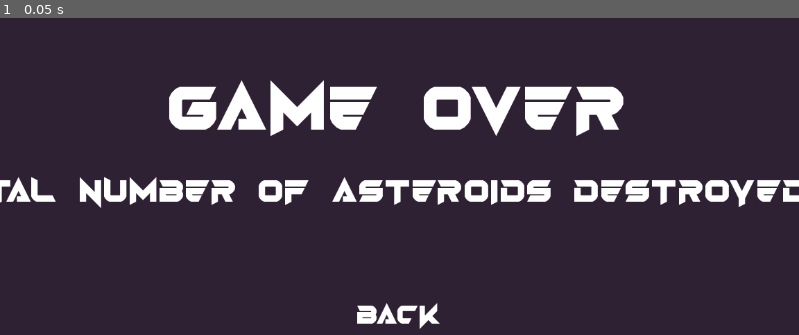
Above: before the commit, frame 1.
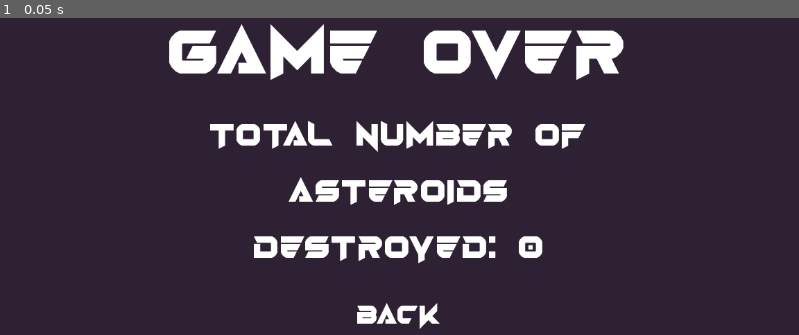
Above: after the commit, the same moment.

Repository: Xwilarg/LudumDare54
Game: Godot game, scene res://Scenes/GameOver.tscn
The game is run twice, just before and just after one commit, with the same random seed, the same clock (stepped at 60 frames per second) and the same inputs. This scene is started directly instead of the project's main scene. Video files are missing from this copy of the repository; at most half a second of black plays in their place.
Inputs:
- Up to frame 1 (0.05 s): no input

The runs differ from the first frame. In frame 1, 17% of the frame differs, in the area x 0-100%, y 1-78%.
Error in both runs: Invalid call. Nonexistent function 'has' in base 'Nil'. (res://Scripts/GameManager.gd:43)

Commit message:
Fix score text for small screens

Diff:
--- a/Scenes/GameOver.tscn
+++ b/Scenes/GameOver.tscn
@@ -53,6 +53,7 @@
 theme_override_font_sizes/font_size = 40
 text = "SCORE"
 horizontal_alignment = 1
+autowrap_mode = 3
 
 [node name="BoxContainer" type="BoxContainer" parent="Control"]
 custom_minimum_size = Vector2(0, 130)
